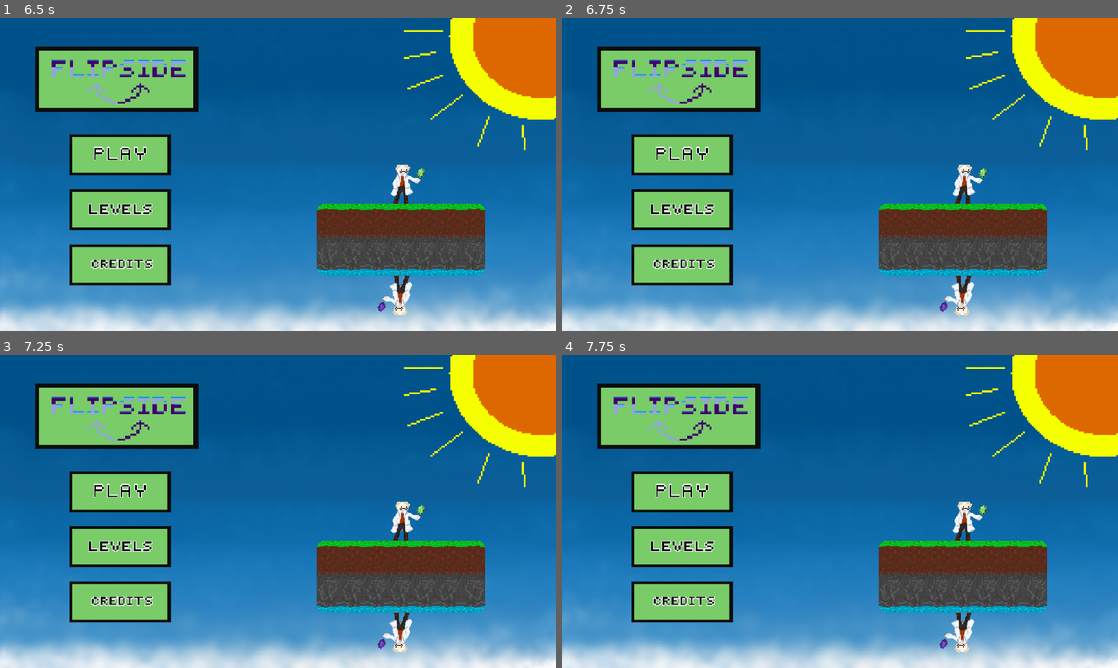
Above: before the commit, frames 1-4 (two rows, left to right).
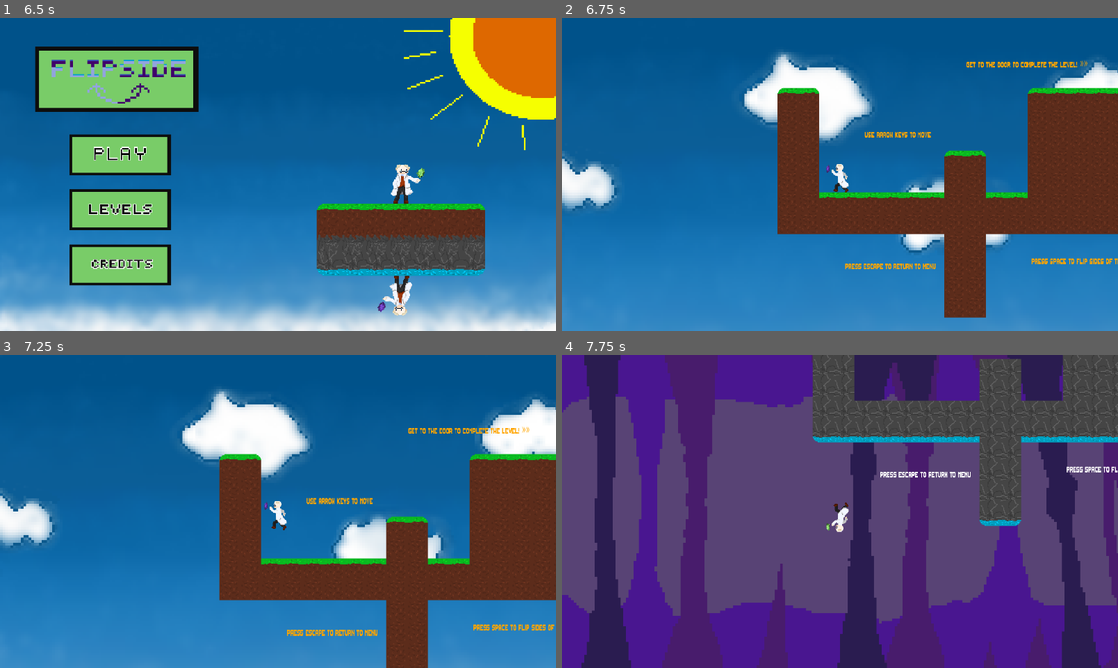
Above: after the commit, the same moments.

Repository: jasjakub1/Flipside
Game: Godot game, scene res://Scenes/Main Menu.tscn
The game is run twice, just before and just after one commit, with the same random seed, the same clock (stepped at 60 frames per second) and the same inputs.
Inputs (mouse positions are in pixels of both pictures, inside the frame that each line leads up to):
- Up to frame 1 (6.5 s): click (122, 155) at 0.52 s; tap Space (flip) at 1.25, 1.35, 2, 2.1, 2.75, 2.85, 3.5, 3.6, 4.25, 4.35, 5.1, 5.85 s; hold Right (right) 1.28-2.78 s; tap Up (up) at 1.52, 2.27, 3.77, 4.52, 5.27 s; hold Left (left) 2.78-3.53 s; hold Right (right) 3.53-5.03 s; tap R (retry) at 4.9 s; hold Left (left) 5.03-5.78 s; tap Escape (return) at 5.65 s; hold Right (right) from 5.78 s (still down)
- Up to frame 2 (6.75 s): tap R (retry) at 6.5 s; release Right (right) at 6.53 s; hold Left (left) from 6.53 s (still down); tap Space (flip) at 6.6 s
- Up to frame 3 (7.25 s): keep holding Left (left); tap Up (up) at 6.77 s
- Up to frame 4 (7.75 s): keep holding Left (left); tap Space (flip) at 7.35 s; tap Up (up) at 7.52 s

Frame 1 is identical in both runs. In frame 2, 58% of the frame differs, in the area x 0-100%, y 0-100%; in frame 3, 59%; in frame 4, 100%.

Commit message:
restarting implementation

Diff:
--- a/Scenes/Credits.tscn
+++ b/Scenes/Credits.tscn
@@ -1,11 +1,9 @@
 [gd_scene format=3 uid="uid://bqg6wo8v7hqmo"]
 
-[ext_resource type="Script" uid="uid://bs4rcpfmh5evk" path="res://Scripts/creditsController.gd" id="1_7xmno"]
 [ext_resource type="Texture2D" uid="uid://cwpaywp283aws" path="res://Assets/000000.png" id="1_xbebw"]
 [ext_resource type="PackedScene" uid="uid://cafxfgufpiuui" path="res://Prefabs/text_default.tscn" id="2_7xmno"]
 
 [node name="Credits" type="Node2D" unique_id=731817300]
-script = ExtResource("1_7xmno")
 
 [node name="Background" type="Sprite2D" parent="." unique_id=1330707642]
 z_index = -10
--- a/Scripts/creditsController.gd
+++ /dev/null
@@ -1,7 +0,0 @@
-extends Node
-
-# Called every frame. 'delta' is the elapsed time since the previous frame.
-func _process(delta: float) -> void:
-	if Input.is_action_just_pressed("return"):
-		sceneLoader.loadSceneFile("res://Scenes/Main Menu.tscn")
-	pass
--- a/Scripts/game_manager.gd
+++ b/Scripts/game_manager.gd
@@ -34,9 +34,6 @@
 	return results.is_empty()
 
 func _process(_delta: float) -> void:
-
-	if Input.is_action_just_pressed("retry"):
-		sceneLoader.reloadScene()
 
 	if Input.is_action_just_pressed("skip"):
 		sceneLoader.skipScene()
--- a/Scripts/scene_loader.gd
+++ b/Scripts/scene_loader.gd
@@ -27,3 +27,10 @@
 func _process(_delta: float) -> void:
 	if Input.is_action_just_pressed("return"):
 		loadSceneFile("res://Scenes/Main Menu.tscn")
+
+	if Input.is_action_just_pressed("retry"):
+		reloadScene()
+
+	if get_tree().current_scene:
+		if get_tree().current_scene.name == "Victory":
+			i = 0
Not shown, removed: Scripts/creditsController.gd.uid
